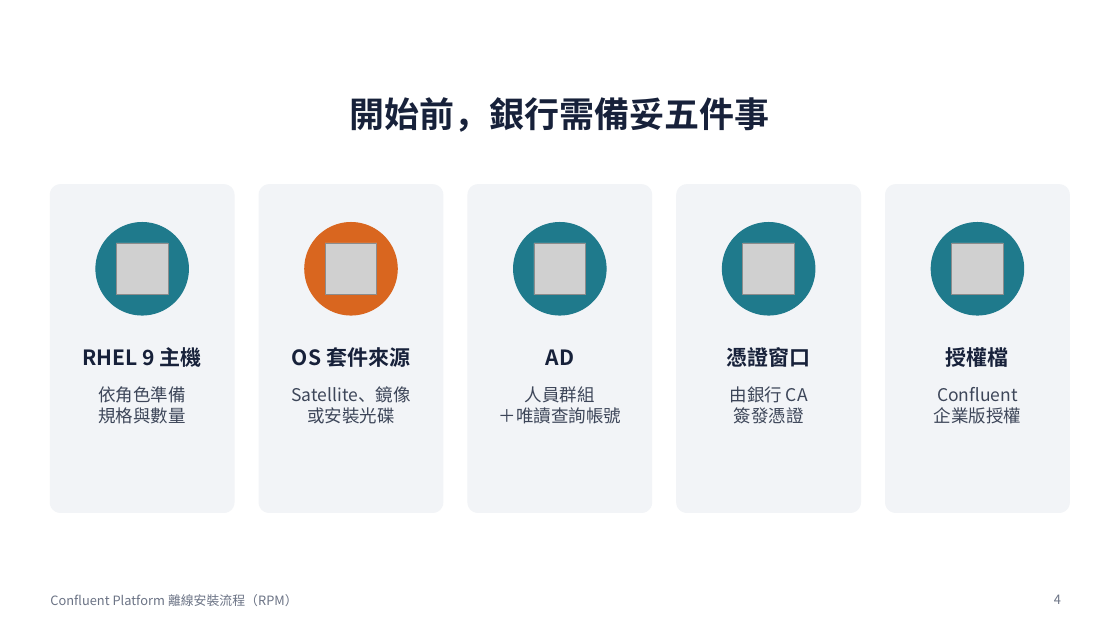
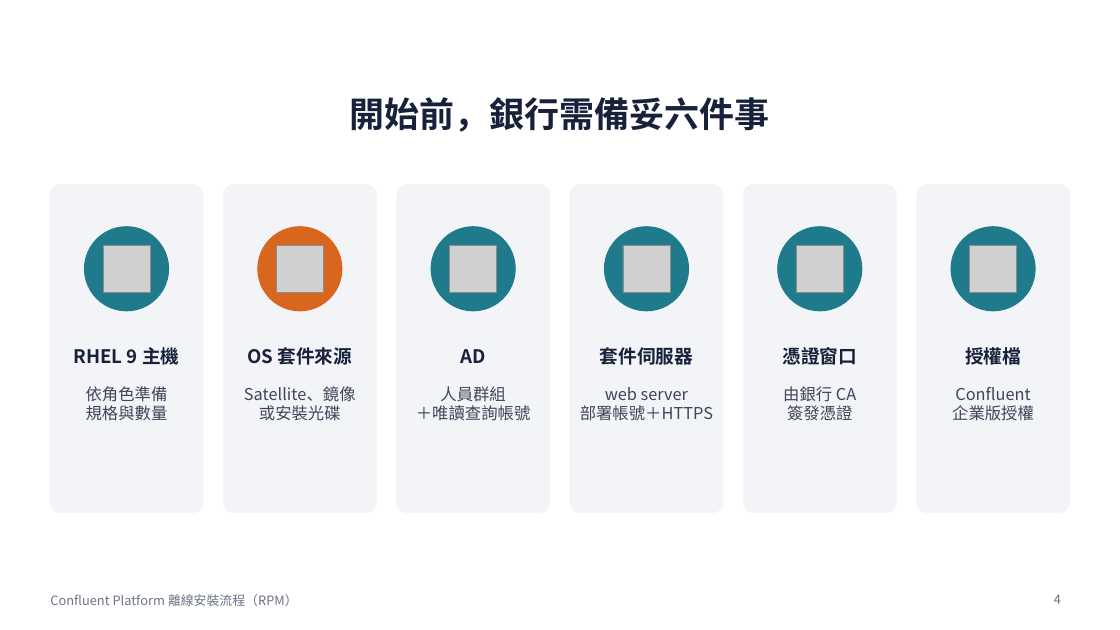
Before and after one commit to zxc81906119/kafka_install_ops, a slide deck: slide 4 of docs/Confluent-RPM安裝流程.pptx. Drawn at 1120x630 pixels with LibreOffice and Linux fonts; fonts in the diff are those of the drawing; grey boxes stand for pictures. Boxes give left, top, right and bottom in pixels: in the first picture for what was removed or moved away, otherwise in the second. Text is boxed around its words. In the diff, an @@ line names an element or a change of style, - is before the commit and + after.

```diff
--- a/docs/Confluent-RPM安裝流程.pptx
+++ b/docs/Confluent-RPM安裝流程.pptx
@@ title at <box>350,97,770,132</box>: text changed @@
-開始前，銀行需備妥五件事
+開始前，銀行需備妥六件事
@@ rounded rectangle: place and size @@
-rounded rectangle at <box>50,185,234,513</box>
+rounded rectangle at <box>50,185,202,513</box>
@@ rounded rectangle: place and size @@
-rounded rectangle at <box>260,185,444,513</box>
+rounded rectangle at <box>223,185,376,513</box>
@@ rounded rectangle: place and size @@
-rounded rectangle at <box>468,185,652,513</box>
+rounded rectangle at <box>397,185,549,513</box>
@@ rounded rectangle: place and size @@
-rounded rectangle at <box>677,185,861,513</box>
+rounded rectangle at <box>571,185,723,513</box>
@@ proportions changed in 5 elements at <box>50,185,202,513</box>, <box>223,185,376,513</box>, <box>397,185,549,513</box>, <box>571,185,723,513</box>, <box>744,185,896,513</box> @@
@@ rounded rectangle: place and size @@
-rounded rectangle at <box>886,185,1070,513</box>
+rounded rectangle at <box>744,185,896,513</box>
@@ rounded rectangle added at <box>918,185,1070,513</box>, fill #F2F4F7, outline #F2F4F7 1 pt @@
@@ ellipse: place and size @@
-ellipse at <box>96,223,188,315</box>
+ellipse at <box>85,227,169,311</box>
@@ ellipse: place and size @@
-ellipse at <box>305,223,397,315</box>
+ellipse at <box>258,227,342,311</box>
@@ ellipse: place and size @@
-ellipse at <box>514,223,607,315</box>
+ellipse at <box>431,227,515,311</box>
@@ ellipse: place and size @@
-ellipse at <box>723,223,815,315</box>
+ellipse at <box>605,227,689,311</box>
@@ ellipse: place and size @@
-ellipse at <box>932,223,1024,315</box>
+ellipse at <box>778,227,862,311</box>
@@ ellipse added at <box>951,227,1035,311</box>, fill #1F7A8C, outline #1F7A8C 1 pt @@
@@ picture: place and size @@
-picture at <box>117,243,169,295</box>
+picture at <box>103,245,150,292</box>
@@ picture: place and size @@
-picture at <box>325,243,377,295</box>
+picture at <box>276,245,323,292</box>
@@ picture: place and size @@
-picture at <box>534,243,586,295</box>
+picture at <box>450,245,497,292</box>
@@ picture added at <box>623,245,670,292</box> @@
@@ picture: place and size @@
-picture at <box>743,243,795,295</box>
+picture at <box>797,245,844,292</box>
@@ picture: place and size @@
-picture at <box>952,243,1004,295</box>
+picture at <box>970,245,1017,292</box>
@@ text "OS 套件來源": place and size @@
-text "OS 套件來源" at <box>292,347,410,367</box>
+text "OS 套件來源" at <box>248,347,352,365</box>
@@ text "AD": place and size @@
-text "AD" at <box>546,349,574,365</box>
+text "AD" at <box>461,349,486,363</box>
@@ text added at <box>600,347,693,365</box>, 16 pt, text #17213A, bold @@
+套件伺服器
@@ size 18 to 16 pt in 5 elements at <box>74,347,179,365</box>, <box>248,347,352,365</box>, <box>461,349,486,363</box>, <box>965,343,1021,368</box>, <box>783,347,857,365</box> @@
@@ text "憑證窗口": place and size @@
-text "憑證窗口" at <box>727,347,811,367</box>
+text "憑證窗口" at <box>783,347,857,365</box>
@@ text "授權檔": place and size @@
-text "授權檔" at <box>946,344,1009,370</box>
+text "授權檔" at <box>965,343,1021,368</box>
@@ text "Satellite、鏡像": place and size @@
-text "Satellite、鏡像" at <box>291,386,410,424</box>
+text "Satellite、鏡像" at <box>244,386,356,421</box>
@@ text "人員群組": place and size @@
-text "人員群組" at <box>499,386,621,424</box>
+text "人員群組" at <box>416,386,530,421</box>
@@ text added at <box>580,387,713,421</box>, 14 pt, text #3D4659 @@
+web server
+部署帳號＋HTTPS
@@ size 15 to 14 pt in 5 elements at <box>86,386,168,421</box>, <box>244,386,356,421</box>, <box>416,386,530,421</box>, <box>952,387,1034,421</box>, <box>783,386,856,420</box> @@
@@ text "由銀行 CA": place and size @@
-text "由銀行 CA" at <box>730,386,808,424</box>
+text "由銀行 CA" at <box>783,386,856,420</box>
@@ text "Confluent": place and size @@
-text "Confluent" at <box>934,387,1021,424</box>
+text "Confluent" at <box>952,387,1034,421</box>
```
Also in this commit, not shown: 11 other slides changed, 14 other files.
